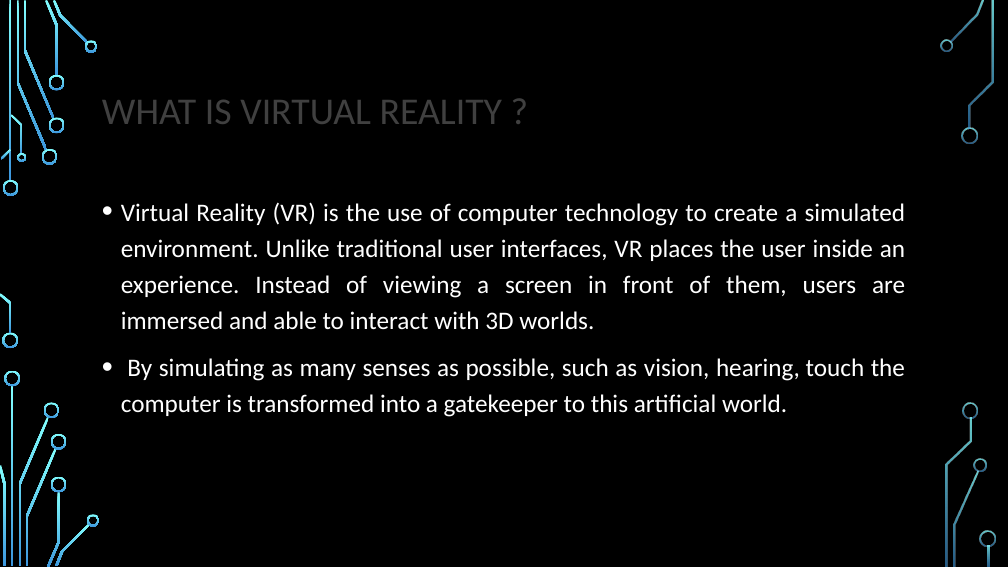
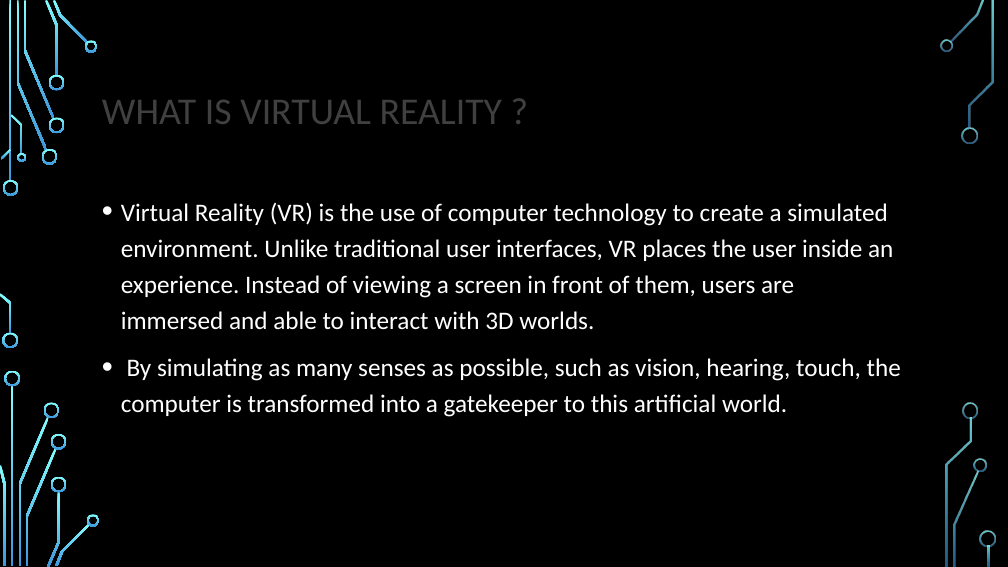
Before and after one commit to VIRTUALD3SIGN/VR, a slide deck: slide 2 of presentation_v02.pptx. Drawn at 1008x567 pixels with LibreOffice and Linux fonts; fonts in the diff are those of the drawing; background and template pictures are left out. Boxes give left, top, right and bottom in pixels: in the first picture for what was removed or moved away, otherwise in the second. Text is boxed around its words. In the diff, an @@ line names an element or a change of style, - is before the commit and + after.

```diff
--- a/presentation_v02.pptx
+++ b/presentation_v02.pptx
@@ text at (x1=121, y1=202, x2=893, y2=330): alignment justified to left @@
@@ text at (x1=121, y1=358, x2=901, y2=417): text changed @@
-• By simulating as many senses as possible, such as vision, hearing, touch the computer is transformed into a gatekeeper to this artificial world.
+• By simulating as many senses as possible, such as vision, hearing, touch, the computer is transformed into a gatekeeper to this artificial world.
```
Also in this commit, not shown: 8 other slides changed, 6 slides added, 10 other files.
